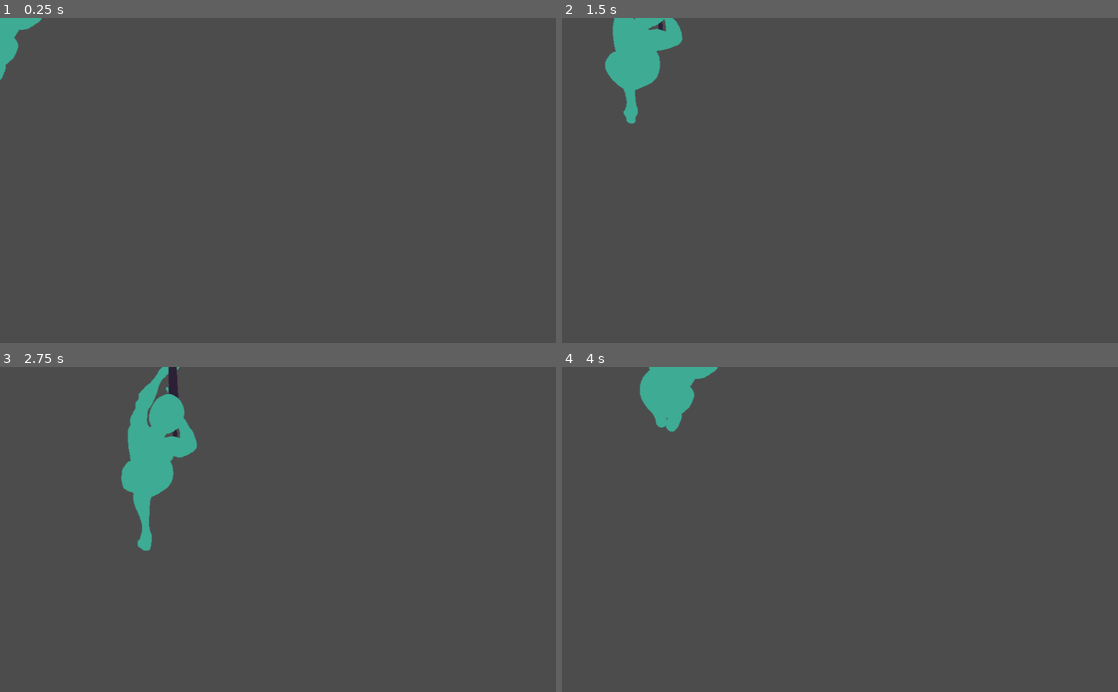
Above: before the commit, frames 1-4 (two rows, left to right).
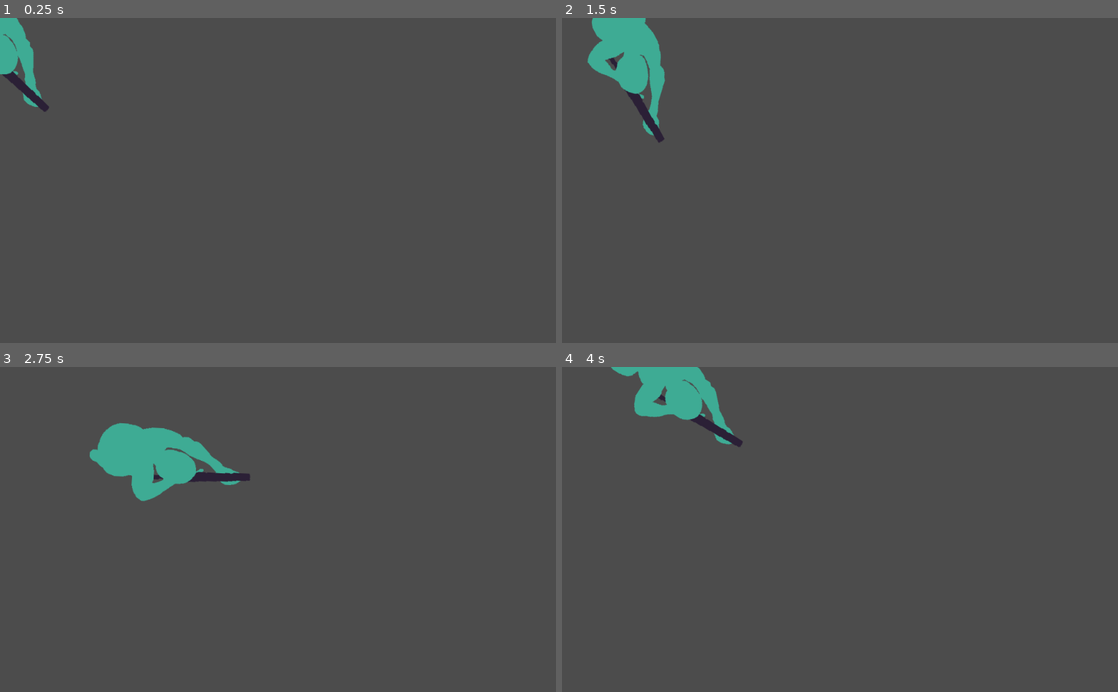
Above: after the commit, the same moments.

Repository: ZeeHatcher/project-vlastos
Game: Godot game, scene res://entities/player/player.tscn
Same seed, same stepped clock (60 frames per second), same inputs: the game is played once before the commit and once after it. The project has no main scene, so this scene is started directly.
Inputs (mouse positions are in pixels of both pictures, inside the frame that each line leads up to):
- Up to frame 1 (0.25 s): no input
- Up to frame 2 (1.5 s): tap Enter at 0.5 s; move the mouse to (962, 164) at 0.52 s; hold D (right) 0.53-1.28 s; move the mouse to (728, 196) at 1.27 s; hold S (down) from 1.28 s (still down)
- Up to frame 3 (2.75 s): move the mouse to (333, 458) at 2.02 s; release S (down) at 2.03 s; hold D (right) from 2.03 s (still down)
- Up to frame 4 (4 s): move the mouse to (812, 594) at 2.77 s; release D (right) at 2.78 s; hold W (up) 2.78-3.53 s; move the mouse to (1006, 578) at 3.52 s; hold A (left) from 3.53 s (still down)

The runs differ from the first frame. In frame 1, 0.9% of the frame differs, in the area x 0-9%, y 0-29%; in frame 2, 1.9%; in frame 3, 3.6%, in the area x 16-45%, y 0-57%; in frame 4, 1.5%.

Commit message:
face player towards mouse cursor

Diff:
--- a/entities/player/player.gd
+++ b/entities/player/player.gd
@@ -11,6 +11,7 @@
 func _physics_process(delta):
 	_get_input()
 	_handle_animation()
+	_face()
 	_velocity = move_and_slide(_velocity)
 
 
@@ -30,3 +31,10 @@
 func _handle_animation():
 	var is_moving = _velocity != Vector2.ZERO
 	_sprite.playing = is_moving
+
+
+func _face():
+	var mouse_position = get_viewport().get_mouse_position()
+	var direction = global_position.direction_to(mouse_position)
+
+	_sprite.rotation = direction.angle() + PI / 2
--- a/entities/player/player.tscn
+++ b/entities/player/player.tscn
@@ -105,7 +105,7 @@
 [node name="AnimatedSprite" type="AnimatedSprite" parent="."]
 position = Vector2( -19, 0 )
 frames = SubResource( 18 )
-frame = 12
+frame = 6
 playing = true
 
 [node name="CollisionShape2D" type="CollisionShape2D" parent="."]
